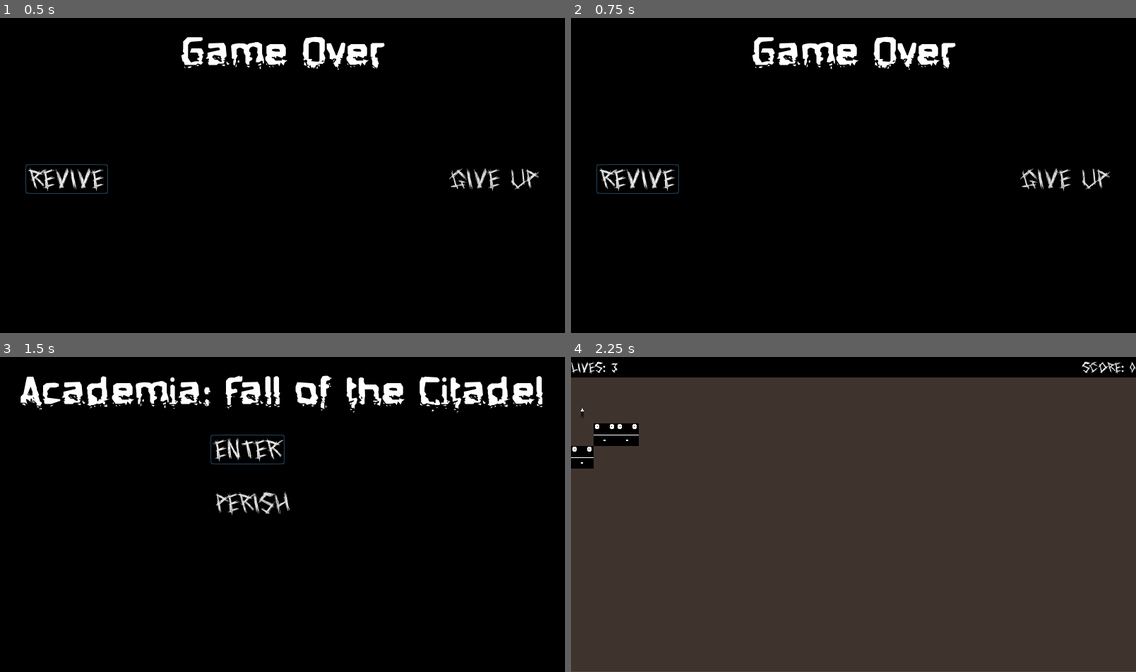
Above: before the commit, frames 1-4 (two rows, left to right).
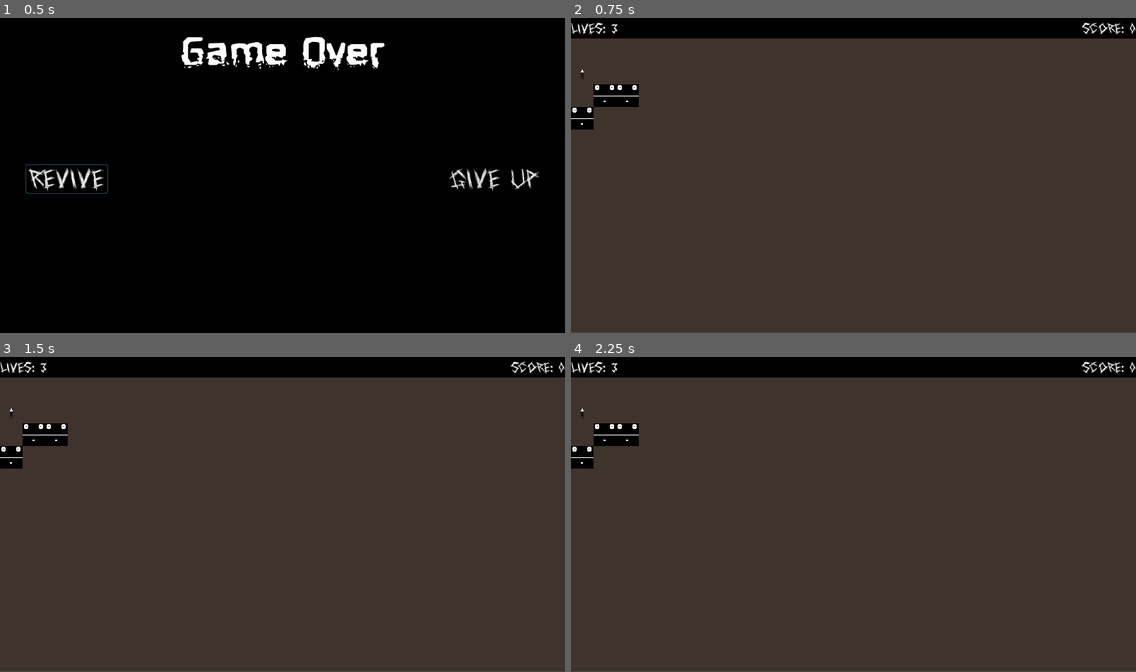
Above: after the commit, the same moments.

Repository: Academia-Team/Academia-Fall-of-the-Citadel
Game: Godot game, scene res://scene/gameover.tscn
Two runs of this game, one before a commit and one after it. Both use one fixed random seed, a clock stepped at 60 frames per second and the inputs below. This scene is started directly instead of the project's main scene.
Inputs (mouse positions are in pixels of both pictures, inside the frame that each line leads up to):
- Up to frame 1 (0.5 s): no input
- Up to frame 2 (0.75 s): click "Revive" at 0.5 s
- Up to frame 3 (1.5 s): click (491, 517) at 1.25 s, where only the run before the commit has a clickable "Give Up"
- Up to frame 4 (2.25 s): click (819, 448) at 2 s, where only the run before the commit has a clickable "Enter"

Frame 1 is identical in both runs. In frame 2, 93% of the frame differs, in the area x 0-100%, y 1-100%; in frame 3, 93%; in frame 4, nothing differs.

Commit message:
Get "Revive" button working

Diff:
--- a/scene/gameover.gd
+++ b/scene/gameover.gd
@@ -24,3 +24,6 @@
 
 func _on_give_up_button_pressed():
 	get_tree().change_scene_to(load("res://scene/menu.tscn"))
+
+func _on_revive_button_pressed():
+	get_tree().change_scene_to(load("res://scene/gamescr.tscn"))
--- a/scene/gameover.tscn
+++ b/scene/gameover.tscn
@@ -61,4 +61,5 @@
 flat = true
 
 [connection signal="draw" from="." to="." method="_on_gameover_draw"]
+[connection signal="pressed" from="revive_button" to="." method="_on_revive_button_pressed"]
 [connection signal="pressed" from="give_up_button" to="." method="_on_give_up_button_pressed"]
